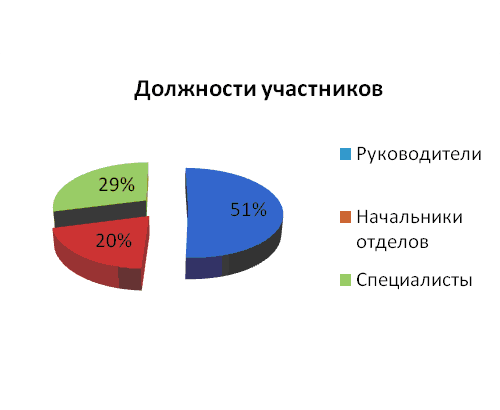
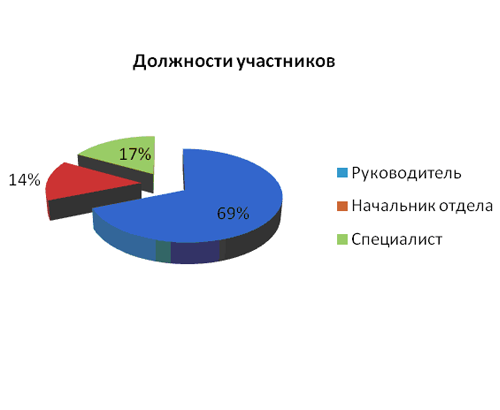
Layers edited between the first and the second 500 x 410 image:
removed layer "3" over [9, 53, 493, 291]
removed layer "2" over [9, 53, 493, 291]
removed layer "1" over [9, 53, 493, 291]
added layer "Слой 3" above "Слой 2" over [9, 53, 493, 291]
added layer "Слой 2" above "Слой 1" over [9, 53, 493, 291]
added layer "Слой 1" over [9, 53, 493, 291]
